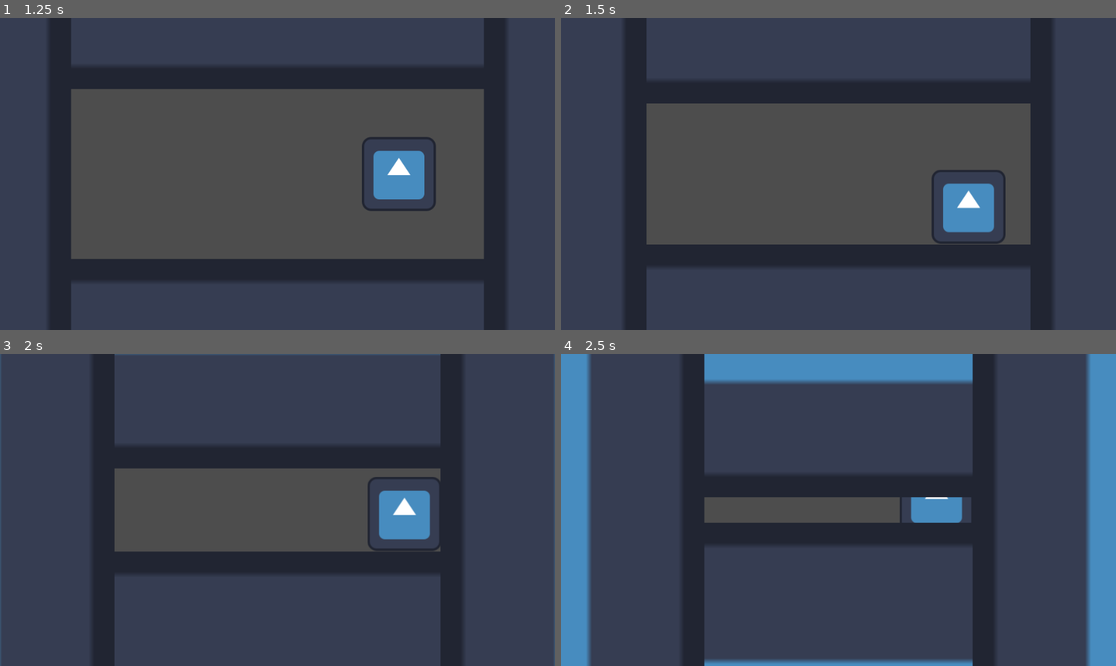
Above: before the commit, frames 1-4 (two rows, left to right).
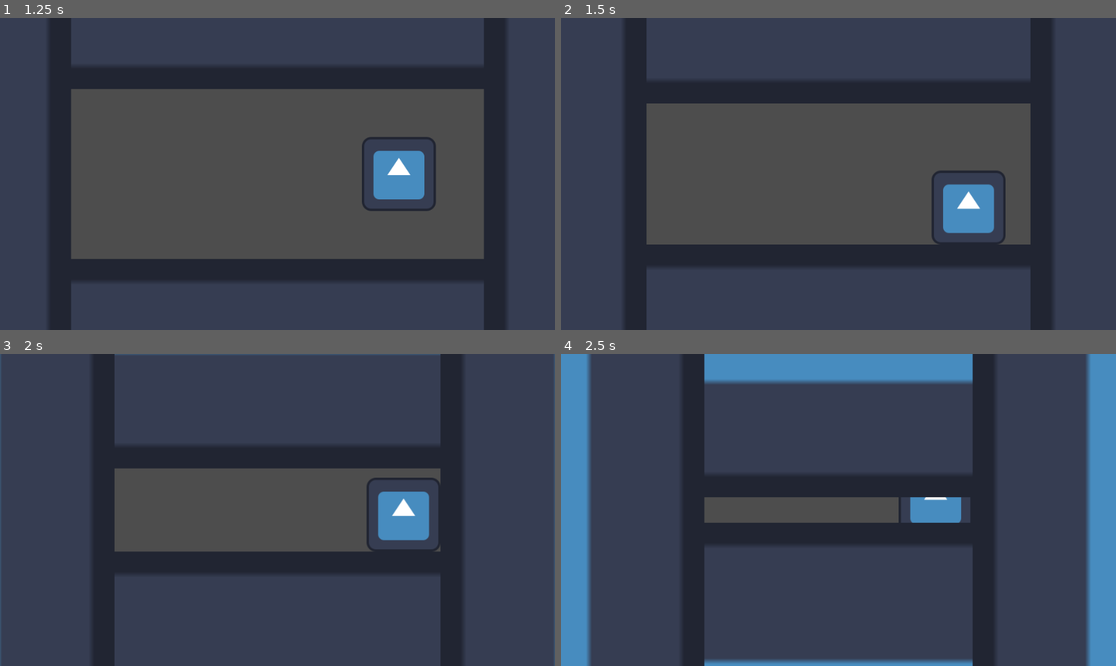
Above: after the commit, the same moments.

Repository: Compsciler/Unsquished
Game: Godot game, scene res://node_2d.tscn
Same seed, same stepped clock (60 frames per second), same inputs: the game is played once before the commit and once after it. The engine's default icon, where the game draws it, is replaced by a stand-in: a white triangle on a blue panel in a dark square.
Inputs:
- Up to frame 1 (1.25 s): hold D (right) from 0.53 s (still down); tap J (hit) at 0.6 s
- Up to frame 2 (1.5 s): release D (right) at 1.28 s; hold S (down) from 1.28 s (still down); tap Space (super) at 1.35 s
- Up to frame 3 (2 s): keep holding S (down)
- Up to frame 4 (2.5 s): release S (down) at 2.03 s; hold D (right) from 2.03 s (still down); tap J (hit) at 2.1 s

Frame 1 is identical in both runs. In frame 2, 0.2% of the frame differs, in the area x 67-80%, y 48-73%; in frame 3, 0.3%, in the area x 66-80%, y 39-64%; in frame 4, less than 0.1%.

Commit message:
Add squish checking

Diff:
--- a/CharacterBody2D.gd
+++ b/CharacterBody2D.gd
@@ -1,9 +1,8 @@
 extends CharacterBody2D
-
 
 const SPEED = 300.0
 
-var walls = []
+var hurt_walls = []
 var player_facing = Vector2.RIGHT
 
 func _physics_process(delta):
@@ -16,7 +15,7 @@
 			player_facing = player_facing.normalized()
 	else:
 		player_facing = direction
-	print(player_facing)
+	# print(player_facing)
 
 
 	if Input.is_action_just_pressed("hit"):
@@ -31,3 +30,21 @@
 func _on_area_2d_body_entered(body):
 	if body.is_in_group("wall"):
 		pass
+
+
+func _on_hurt_area_2d_body_entered(body):
+	if body is Wall:
+		hurt_walls.append(body)
+	print("Is squished: %s" % [is_squished()])
+
+func _on_hurt_area_2d_body_exited(body):
+	if body is Wall:
+		hurt_walls.erase(body)
+
+func is_squished():
+	var hurt_wall_names = []
+	for hurt_wall in hurt_walls:
+		hurt_wall_names.append(hurt_wall.name)
+	# TODO: change to use normals
+	return (hurt_wall_names.has("LeftWall") and hurt_wall_names.has("RightWall")) or \
+		(hurt_wall_names.has("UpWall") and hurt_wall_names.has("DownWall"))
--- a/Wall.gd
+++ b/Wall.gd
@@ -1,4 +1,5 @@
 extends AnimatableBody2D
+class_name Wall
 
 @export var speed = 100
 @onready var normal = $CollisionShape2D.get_shape().normal;
--- a/node_2d.tscn
+++ b/node_2d.tscn
@@ -9,6 +9,9 @@
 
 [sub_resource type="CircleShape2D" id="CircleShape2D_qqckv"]
 radius = 134.629
+
+[sub_resource type="RectangleShape2D" id="RectangleShape2D_33o3g"]
+size = Vector2(144, 144)
 
 [sub_resource type="WorldBoundaryShape2D" id="WorldBoundaryShape2D_bjkvj"]
 normal = Vector2(0, 1)
@@ -32,21 +35,26 @@
 texture = ExtResource("1_fke2k")
 
 [node name="CollisionShape2D" type="CollisionShape2D" parent="CharacterBody2D"]
-position = Vector2(-1.5, 1.5)
 shape = SubResource("RectangleShape2D_1rw1c")
 
 [node name="Area2D" type="Area2D" parent="CharacterBody2D"]
+position = Vector2(0, 1)
 
 [node name="CollisionShape2D" type="CollisionShape2D" parent="CharacterBody2D/Area2D"]
-position = Vector2(2, 0)
 shape = SubResource("CircleShape2D_qqckv")
+
+[node name="HurtArea2D" type="Area2D" parent="CharacterBody2D"]
+collision_mask = 2
+
+[node name="CollisionShape2D" type="CollisionShape2D" parent="CharacterBody2D/HurtArea2D"]
+shape = SubResource("RectangleShape2D_33o3g")
 
 [node name="UpWall" type="AnimatableBody2D" parent="." groups=["wall"]]
 position = Vector2(480, 0)
 collision_layer = 2
 script = ExtResource("3_rptvh")
 
-[node name="Sprite2D3" type="Sprite2D" parent="UpWall"]
+[node name="Sprite2D" type="Sprite2D" parent="UpWall"]
 position = Vector2(0, -640)
 scale = Vector2(10, 10)
 texture = ExtResource("1_fke2k")
@@ -72,7 +80,7 @@
 collision_layer = 2
 script = ExtResource("3_rptvh")
 
-[node name="Sprite2D2" type="Sprite2D" parent="LeftWall"]
+[node name="Sprite2D" type="Sprite2D" parent="LeftWall"]
 position = Vector2(-640, 0)
 scale = Vector2(10, 10)
 texture = ExtResource("1_fke2k")
@@ -94,3 +102,6 @@
 shape = SubResource("WorldBoundaryShape2D_ygoia")
 
 [connection signal="body_entered" from="CharacterBody2D/Area2D" to="CharacterBody2D" method="_on_area_2d_body_entered"]
+[connection signal="body_entered" from="CharacterBody2D/HurtArea2D" to="CharacterBody2D" method="_on_hurt_area_2d_body_entered"]
+[connection signal="body_exited" from="CharacterBody2D/HurtArea2D" to="CharacterBody2D" method="_on_hurt_area_2d_body_exited"]
+[connection signal="body_shape_entered" from="CharacterBody2D/HurtArea2D" to="CharacterBody2D" method="_on_hurt_area_2d_body_shape_entered"]
Not shown: 1 places in node_2d.tscn that only renumber resources
